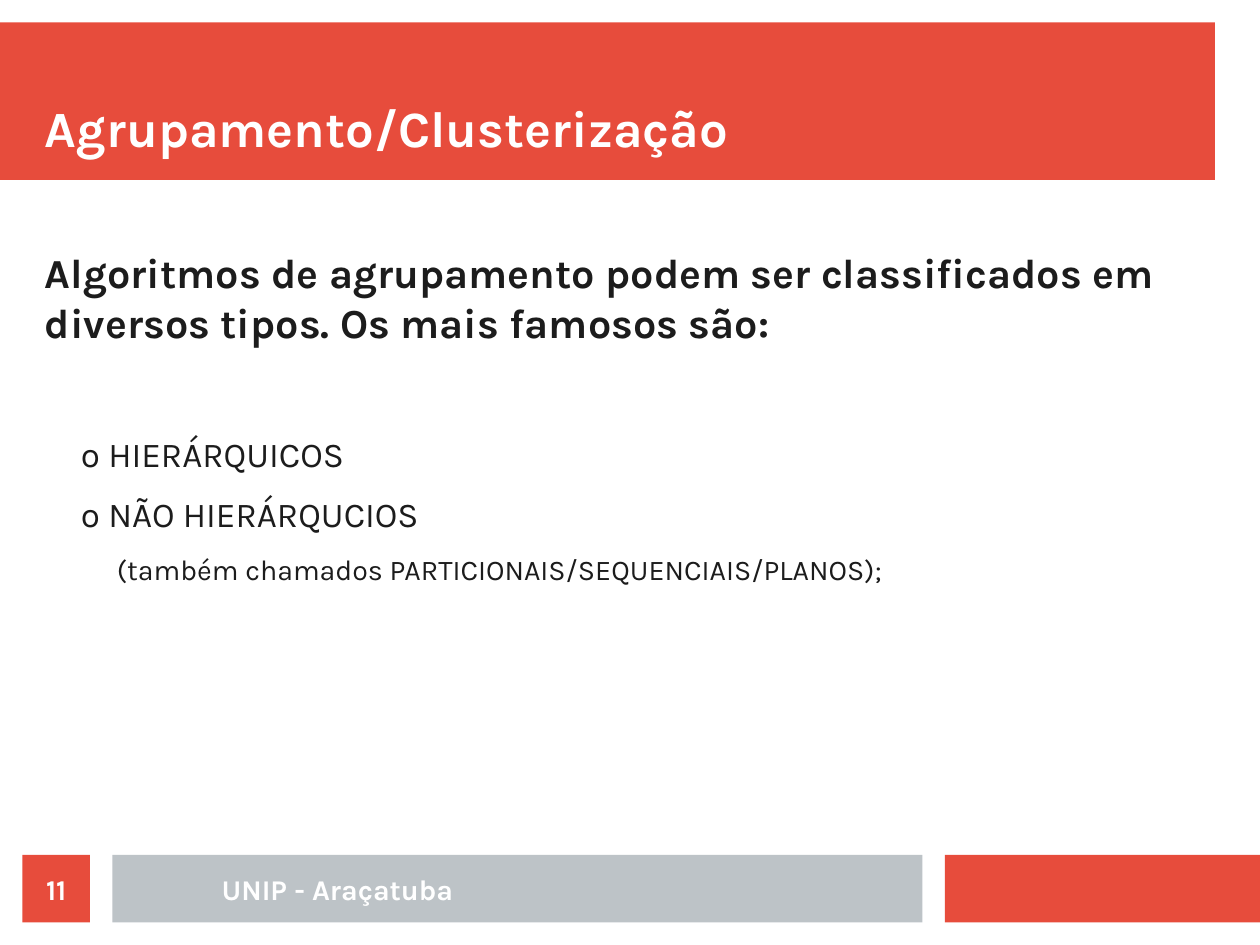
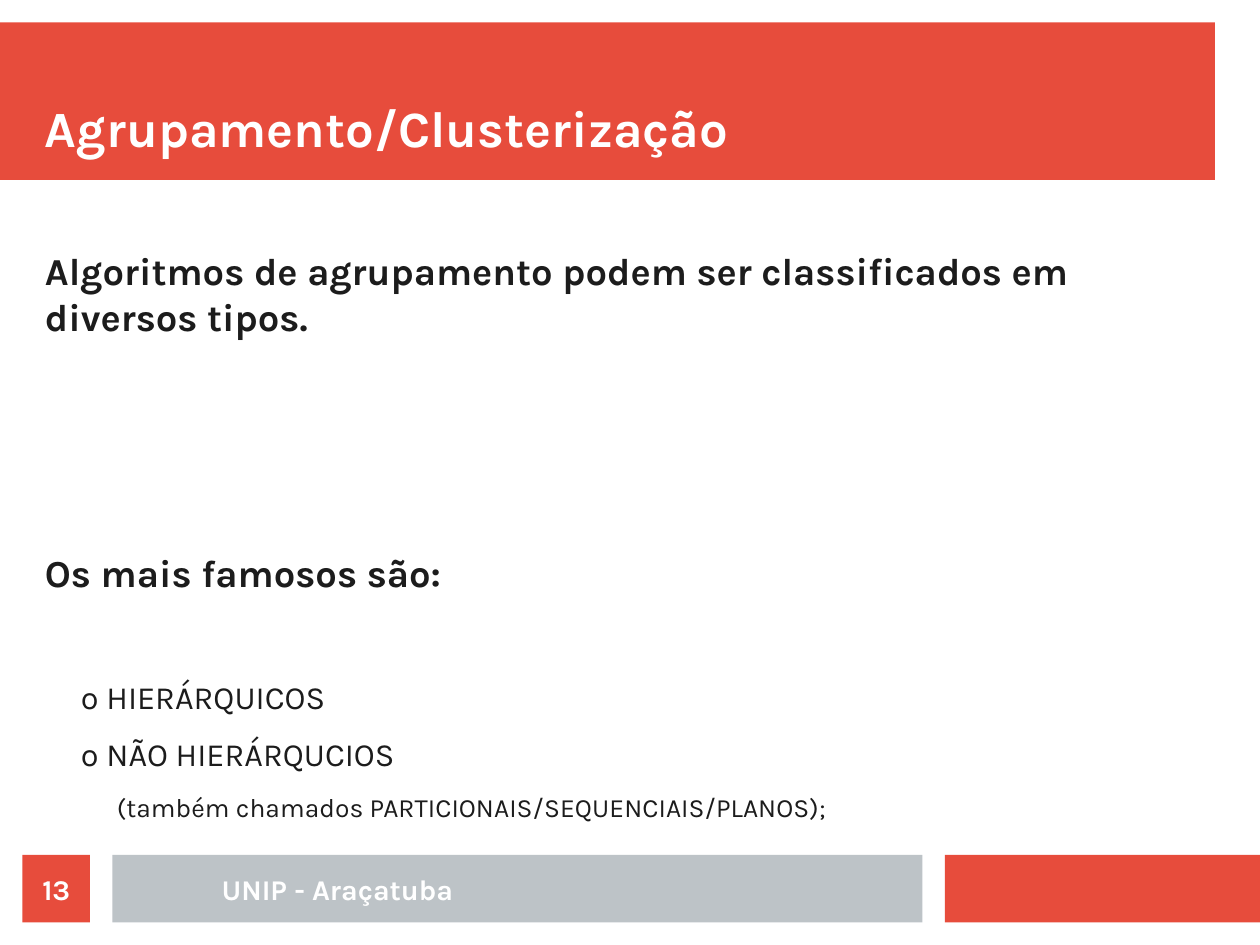
Before and after one commit to rafaelstojoao/pos-unip, a slide deck: slide 13 of [2020][modulo][Machine_Learning]/[aula]02[Agrupamento].odp (slide 11 before the commit). Drawn at 1260x945 pixels with LibreOffice and Linux fonts; fonts in the diff are those of the drawing. Boxes give left, top, right and bottom in pixels: in the first picture for what was removed or moved away, otherwise in the second. Text is boxed around its words. In the diff, an @@ line names an element or a change of style, - is before the commit and + after.

```diff
--- a/[2020][modulo][Machine_Learning]/[aula]02[Agrupamento].odp
+++ b/[2020][modulo][Machine_Learning]/[aula]02[Agrupamento].odp
@@ text at (45,258,1068,588): text changed; size 26 to 24.1 pt @@
-Algoritmos de agrupamento podem ser classificados em diversos tipos. Os mais famosos são:
+Algoritmos de agrupamento podem ser classificados em diversos tipos.
+Os mais famosos são:
@@ text at (81,680,826,822): size 22 to 20.4 pt in "º HIERÁRQUICOS", "º NÃO HIERÁRQUCIOS"; size 18 to 16.6 pt in "(também chamados PARTICIONAIS/SEQUENCIAIS/PLANOS);" @@
@@ page number at (42,881,70,901): text changed @@
-11
+13
```
Also in this commit, not shown: 11 other slides changed, 33 slides added, 24 slides removed, 1 other file.
